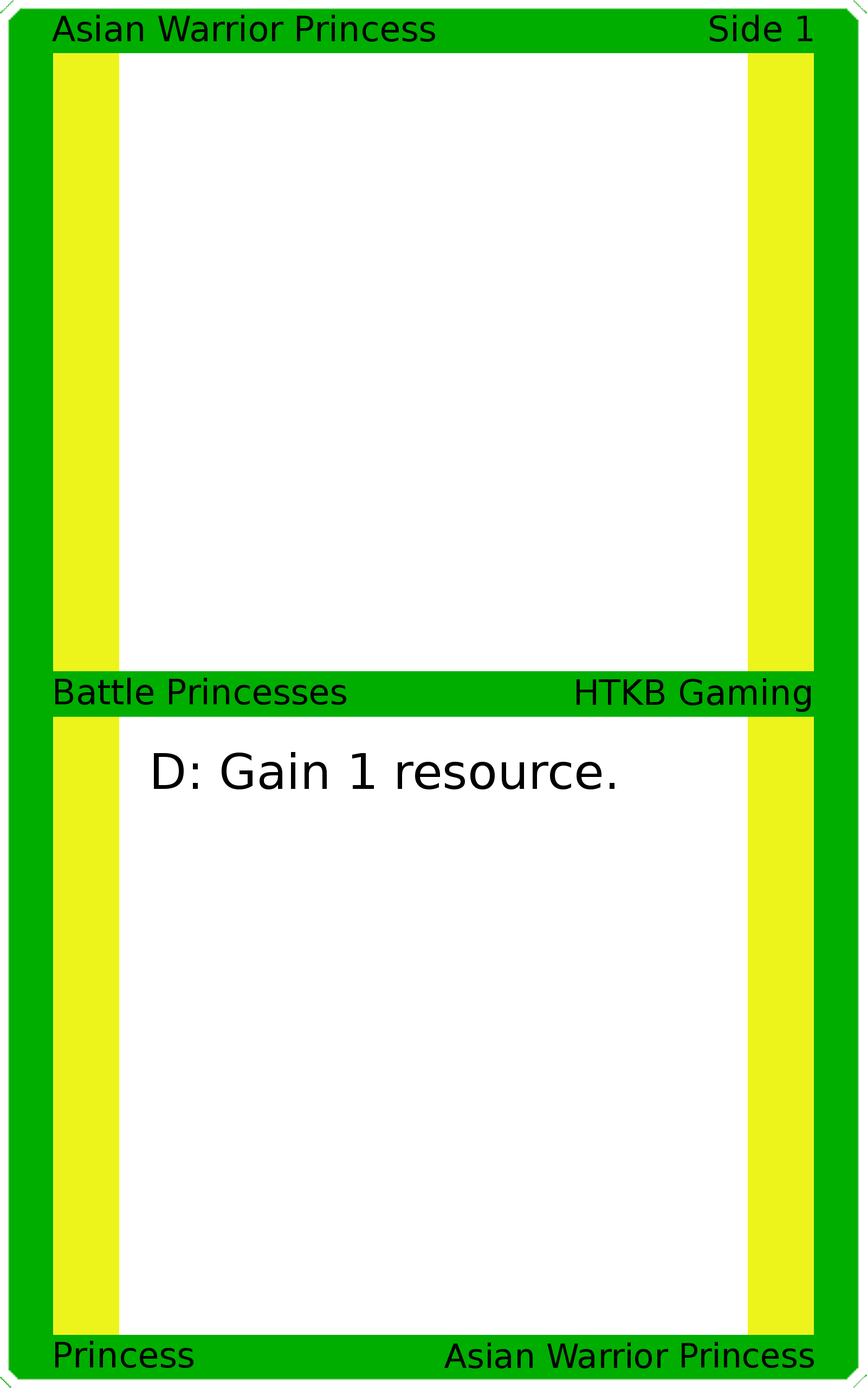
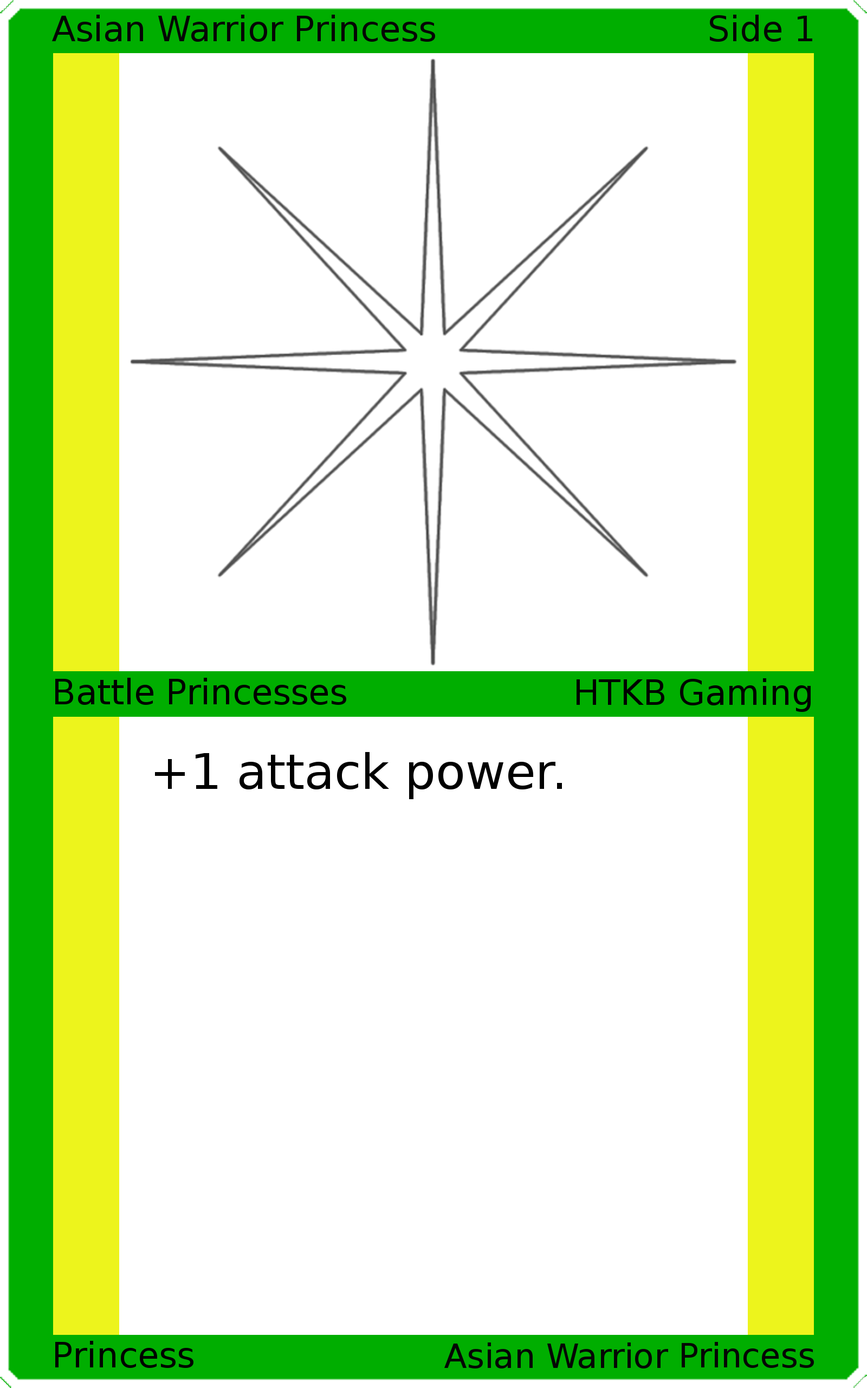
Revision of a layered (867, 1388) image; what changed, layer by layer:
painted on "Card Text" over 153, 751, 615, 799
added layer "Art" above "Top Background" over 129, 57, 738, 666
